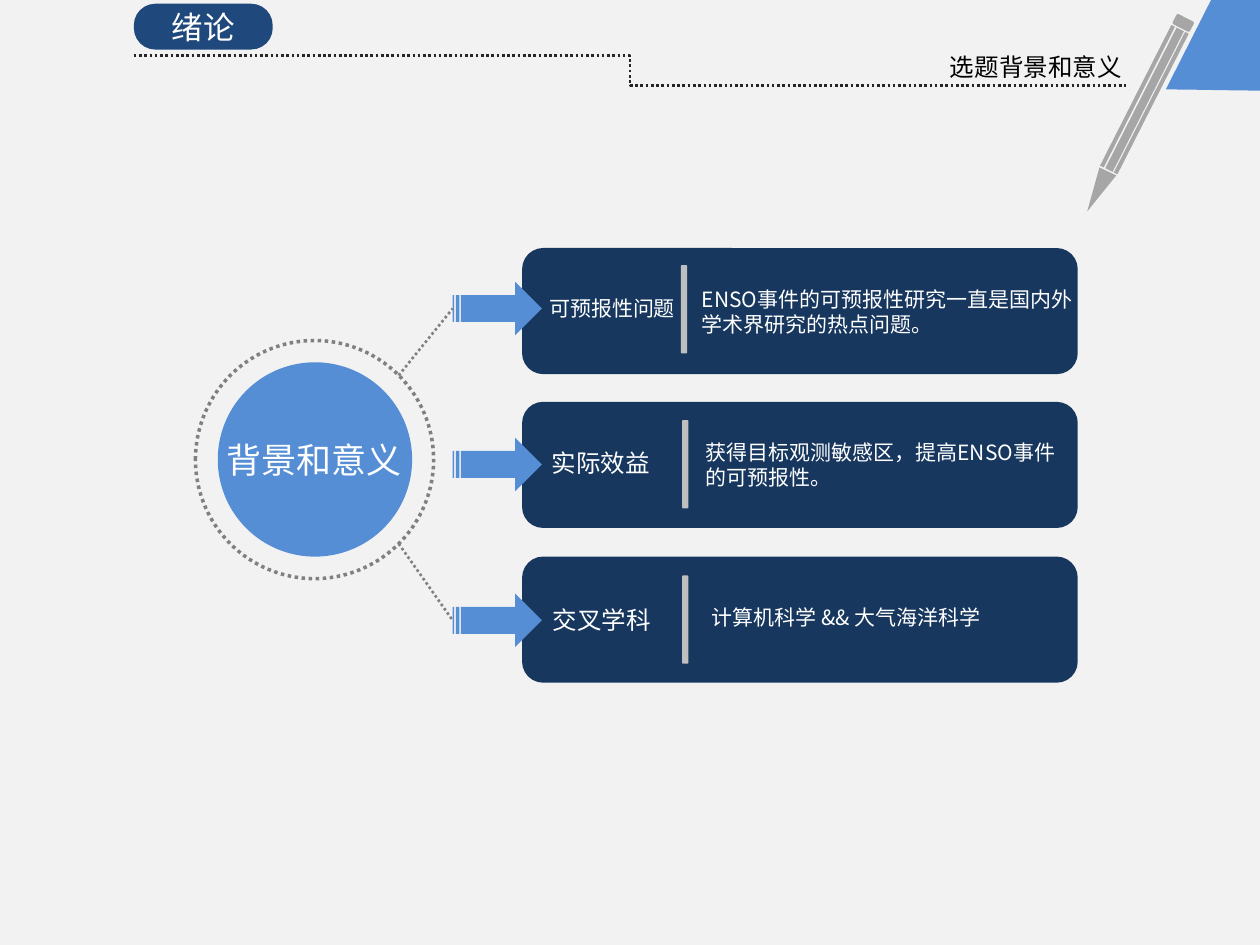
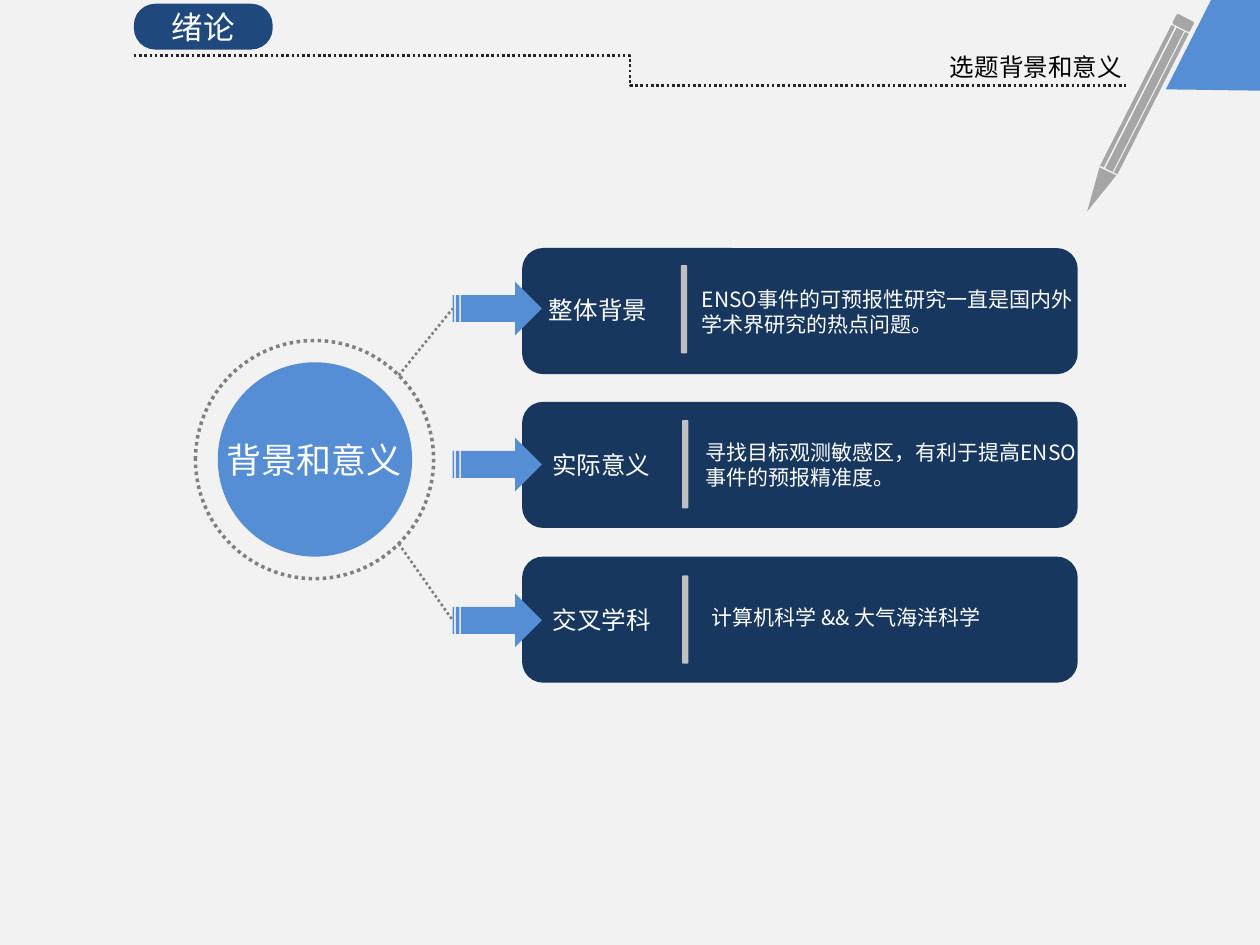
Before and after one commit to KrisCheng/GraduationDesign, a slide deck: slide 4 of FinalPaper/毕业答辩.pptx. Drawn at 1260x945 pixels with LibreOffice and Linux fonts; fonts in the diff are those of the drawing. Boxes give left, top, right and bottom in pixels: in the first picture for what was removed or moved away, otherwise in the second. Text is boxed around its words. In the diff, an @@ line names an element or a change of style, - is before the commit and + after.

```diff
--- a/FinalPaper/毕业答辩.pptx
+++ b/FinalPaper/毕业答辩.pptx
@@ text at (549, 298, 647, 321): text changed; size 12 to 14 pt @@
-可预报性问题
+整体背景
@@ text at (706, 442, 1077, 487): text changed @@
-获得目标观测敏感区，提高ENSO事件
-的可预报性。
+寻找目标观测敏感区，有利于提高ENSO
+事件的预报精准度。
@@ text at (552, 453, 650, 476): text changed @@
-实际效益
+实际意义
```
Also in this commit, not shown: 5 other slides changed, 2 other files.
